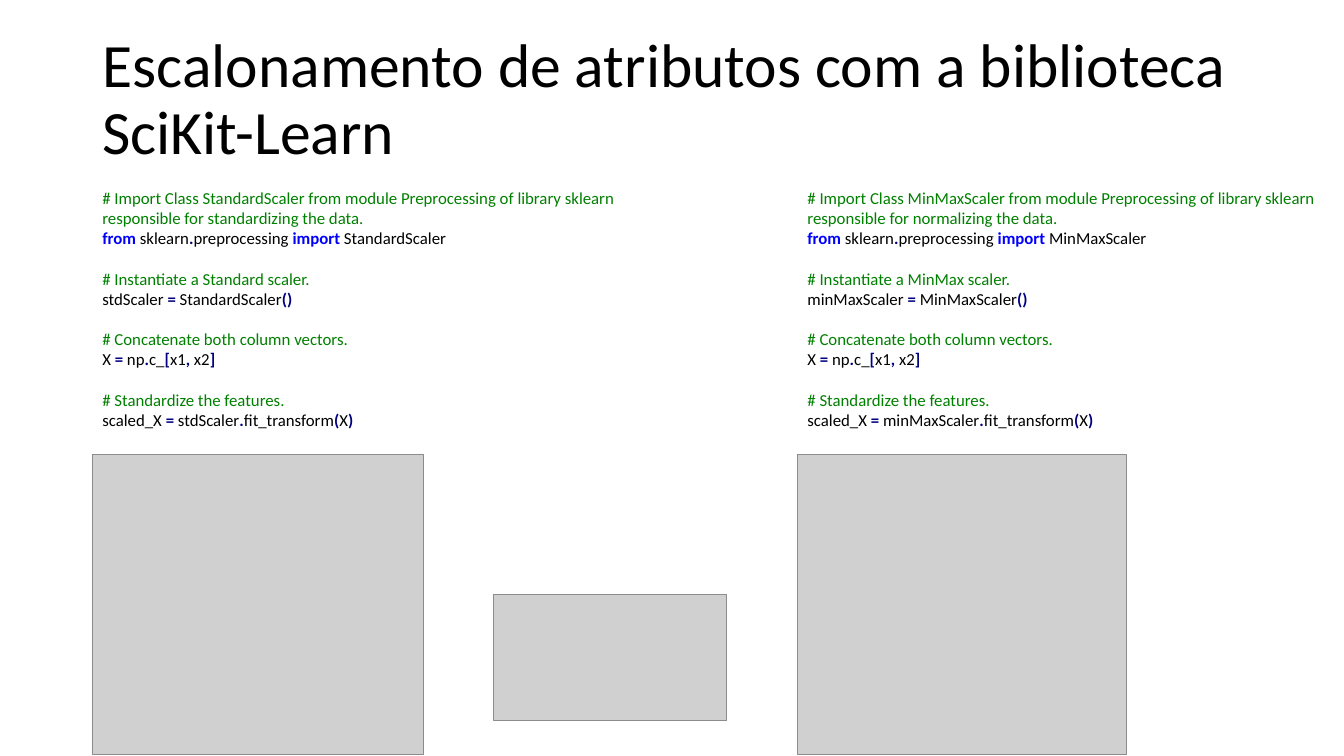
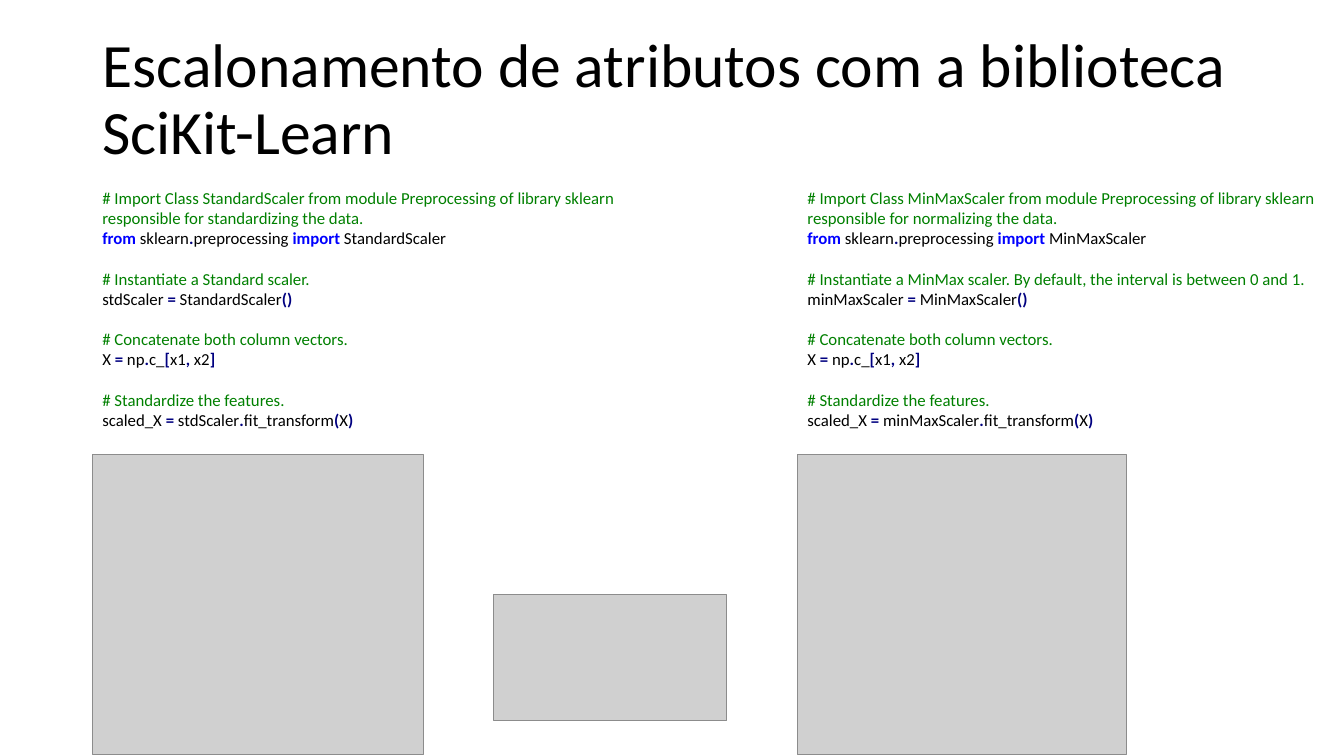
Before and after one commit to zz4fap/t319_aprendizado_de_maquina, a slide deck: slide 17 of slides/T319_Regressão_Linear (Escalonamento de Atributos).pptx. Drawn at 1344x756 pixels with LibreOffice and Linux fonts; fonts in the diff are those of the drawing; grey boxes stand for pictures. Boxes give left, top, right and bottom in pixels: in the first picture for what was removed or moved away, otherwise in the second. Text is boxed around its words. In the diff, an @@ line names an element or a change of style, - is before the commit and + after.

```diff
--- a/slides/T319_Regressão_Linear (Escalonamento de Atributos).pptx
+++ b/slides/T319_Regressão_Linear (Escalonamento de Atributos).pptx
@@ text at (820,273,1305,288): text changed @@
-# Instantiate a MinMax scaler.
+# Instantiate a MinMax scaler. By default, the interval is between 0 and 1.
```
Also in this commit, not shown: 1 other slide changed, 6 other files.
